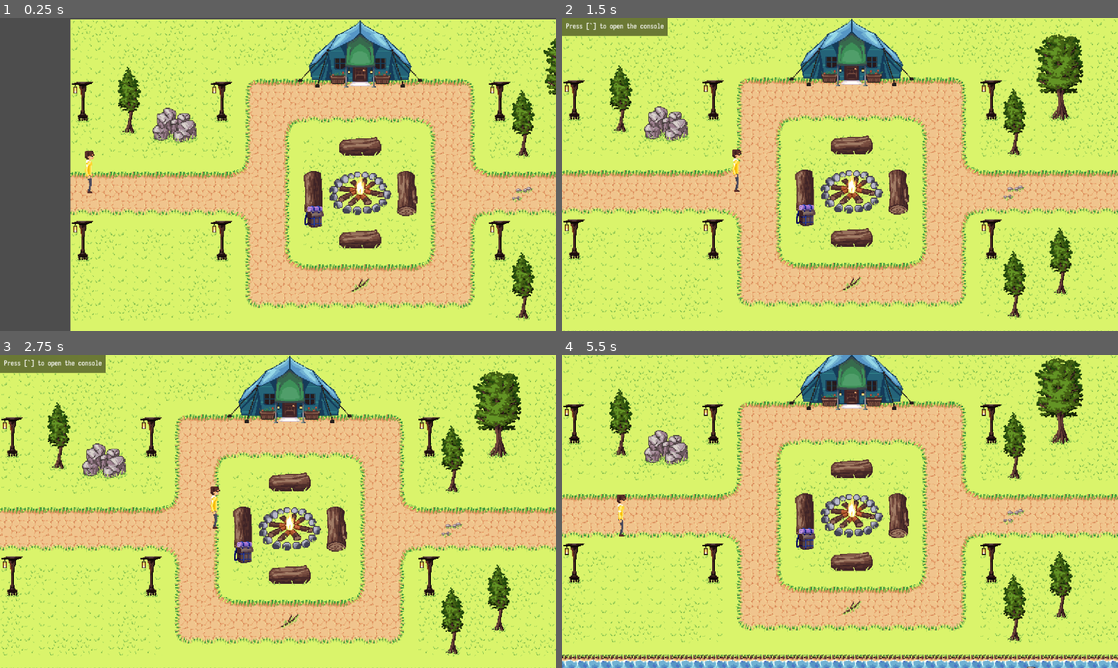
Above: before the commit, frames 1-4 (two rows, left to right).
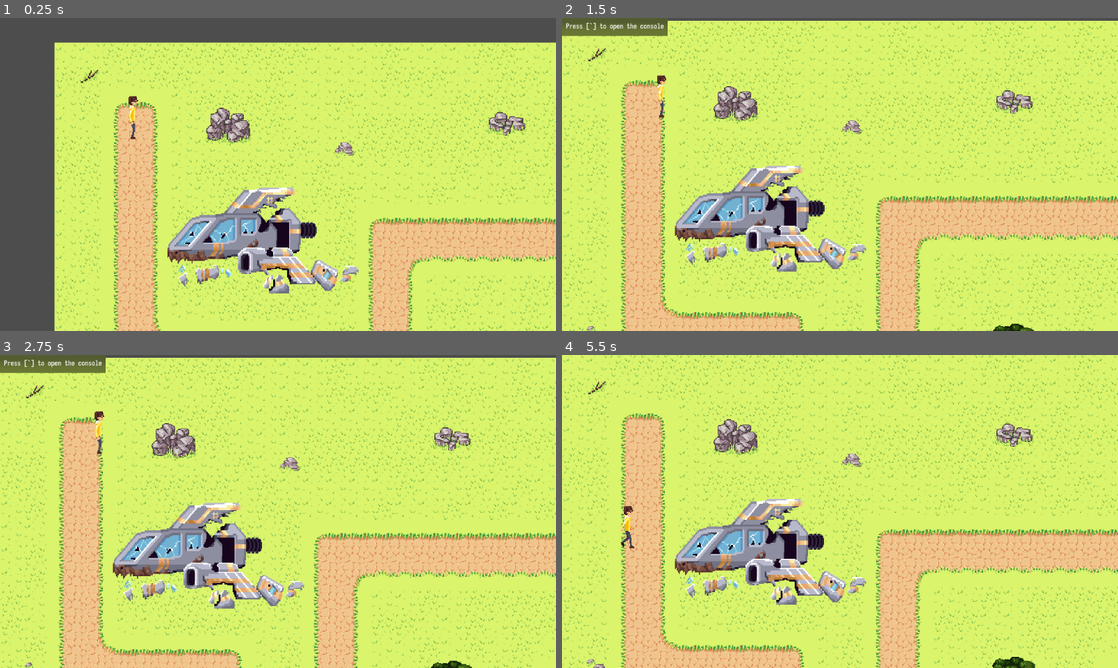
Above: after the commit, the same moments.

Repository: Kiwi-the-Cat/Untitled-Roguelike
Game: Godot game, scene res://level/main.tscn
Two runs of this game, one before a commit and one after it. Both use one fixed random seed, a clock stepped at 60 frames per second and the inputs below.
Inputs (mouse positions are in pixels of both pictures, inside the frame that each line leads up to):
- Up to frame 1 (0.25 s): no input
- Up to frame 2 (1.5 s): move the mouse to (962, 158) at 0.52 s; hold Right (ui_right) 0.53-1.25 s; click (962, 158) at 0.6 s; drag from (728, 190) to (812, 237) at 1.27 s
- Up to frame 3 (2.75 s): move the mouse to (333, 442) at 2.02 s; hold Right (ui_right) from 2.03 s (still down); click (333, 442) at 2.1 s
- Up to frame 4 (5.5 s): release Right (ui_right) at 2.75 s; drag from (812, 574) to (673, 464) at 2.77 s; move the mouse to (1006, 558) at 3.52 s; hold Left (ui_left) 3.53-4.25 s; click (1006, 558) at 3.6 s; drag from (673, 464) to (756, 433) at 4.27 s; move the mouse to (867, 511) at 5.02 s; hold Down (ui_down) from 5.03 s (still down); click (867, 511) at 5.1 s

The runs differ from the first frame. In frame 1, 55% of the frame differs, in the area x 9-100%, y 0-100%; in frame 2, 54%; in frame 3, 54%; in frame 4, 57%, in the area x 0-100%, y 0-100%.

Commit message:
Fixed null value error on level change
Exit in Area 1 Left 2 was using the wrong collision layers, and signals in the level were disconnected for some reason.

Diff:
--- a/level/Area_1/bottom_1.gd
+++ b/level/Area_1/bottom_1.gd
@@ -2,16 +2,16 @@
 
 func _ready():
 	$Player.setCameraLimits(0, 670, 0, 1180)
-	get_parent().set_exits([$Exit/CollisionShape2D, $Exit2/CollisionShape2D])
+	get_parent().set_exits([$Exit1/CollisionShape2D, $Exit2/CollisionShape2D])
 	get_parent().set_enemy_count(2)
 
 func _on_enemy_death():
 	get_parent().enemy_death()
 
 func _on_exit_1_area_entered(area):
-	if(area.get_parent().name == "Player"):
+	if(get_parent() != null):
 		get_parent().change_level("Area_1_Bottom")
 
 func _on_exit_2_area_entered(area):
-	if(area.get_parent().name == "Player"):
+	if(get_parent() != null):
 		get_parent().change_level("Area_1_Left")
--- a/level/Area_1/bottom_2.gd
+++ b/level/Area_1/bottom_2.gd
@@ -9,5 +9,5 @@
 	get_parent().enemy_death()
 
 func _on_exit_area_entered(area):
-	if(area.get_parent().name == "Player"):
+	if(get_parent() != null):
 		get_parent().change_level("Area_1_Bottom")
--- a/level/Area_1/left_1.gd
+++ b/level/Area_1/left_1.gd
@@ -2,16 +2,16 @@
 
 func _ready():
 	$Player.setCameraLimits(0, 670, 0, 1240)
-	get_parent().set_exits([$Exit/CollisionShape2D, $Exit2/CollisionShape2D])
+	get_parent().set_exits([$Exit1/CollisionShape2D, $Exit2/CollisionShape2D])
 	get_parent().set_enemy_count(0)
 
 func _on_enemy_death():
 	get_parent().enemy_death()
 
 func _on_exit_1_area_entered(area):
-	if(area.get_parent().name == "Player"):
+	if(get_parent() != null):
 		get_parent().change_level("Area_1_Left")
 
 func _on_exit_2_area_entered(area):
-	if(area.get_parent().name == "Player"):
+	if(get_parent() != null):
 		get_parent().change_level("Area_1_Bottom")
--- a/level/Area_1/left_2.gd
+++ b/level/Area_1/left_2.gd
@@ -10,5 +10,5 @@
 	get_parent().enemy_death()
 
 func _on_exit_area_entered(area):
-	if(area.get_parent().name == "Player"):
+	if(get_parent() != null):
 		get_parent().change_level("Area_1_Left")
--- a/level/Area_1/left_2.tscn
+++ b/level/Area_1/left_2.tscn
@@ -20,8 +20,8 @@
 [sub_resource type="TileSet" id="TileSet_n24fc"]
 sources/0 = SubResource("TileSetAtlasSource_uni0o")
 
-[sub_resource type="RectangleShape2D" id="RectangleShape2D_4hq3j"]
-size = Vector2(34, 48)
+[sub_resource type="RectangleShape2D" id="RectangleShape2D_nafps"]
+size = Vector2(48, 48)
 
 [node name="Left2" type="Node2D"]
 script = ExtResource("1_oebw5")
@@ -37,9 +37,6 @@
 [node name="Walls" type="TileMapLayer" parent="."]
 tile_map_data = PackedByteArray("AAD/////AQAAAAQAAAD//wAAAQAAAAQAAAD//wEAAQAAAAQAAAD//wIAAQAAAAQAAAD//wMAAQAAAAQAAAD//w …(2048 unchanged characters)…
 tile_set = ExtResource("1_kjs2d")
-
-[node name="Player" parent="." instance=ExtResource("2_x0f8p")]
-position = Vector2(40, 312)
 
 [node name="NavigationRegion2D" type="NavigationRegion2D" parent="."]
 position = Vector2(8, 0)
@@ -63,8 +60,18 @@
 
 [node name="Exit" type="Area2D" parent="."]
 position = Vector2(1232, 336)
+collision_layer = 2
+collision_mask = 2
 
 [node name="CollisionShape2D" type="CollisionShape2D" parent="Exit"]
-position = Vector2(-7, 0)
-shape = SubResource("RectangleShape2D_4hq3j")
+position = Vector2(-8, 0)
+shape = SubResource("RectangleShape2D_nafps")
 disabled = true
+
+[node name="Player" parent="." instance=ExtResource("2_x0f8p")]
+position = Vector2(32, 320)
+
+[connection signal="death" from="Enemy" to="." method="_on_enemy_death"]
+[connection signal="death" from="Enemy2" to="." method="_on_enemy_death"]
+[connection signal="death" from="Enemy3" to="." method="_on_enemy_death"]
+[connection signal="area_entered" from="Exit" to="." method="_on_exit_area_entered"]
--- a/level/level_1.gd
+++ b/level/level_1.gd
@@ -6,5 +6,5 @@
 	get_parent().set_enemy_count(0)
 
 func _on_exit_area_entered(area):
-	if(area.get_parent().name == "Player"):
+	if(get_parent() != null):
 		get_parent().change_level("res://level/level_2.tscn")
--- a/level/level_2.gd
+++ b/level/level_2.gd
@@ -6,5 +6,5 @@
 	get_parent().set_enemy_count(0)
 
 func _on_exit_area_entered(area):
-	if(area.get_parent().name == "Player"):
+	if(get_parent() != null):
 		get_parent().change_level("res://level/level_3.tscn")
--- a/level/level_3.gd
+++ b/level/level_3.gd
@@ -9,5 +9,5 @@
 	get_parent().enemy_death()
 
 func _on_exit_area_entered(area):
-	if(area.get_parent().name == "Player"):
+	if(get_parent() != null):
 		get_parent().change_level("res://level/level_4.tscn")
--- a/level/level_4.gd
+++ b/level/level_4.gd
@@ -6,5 +6,5 @@
 	get_parent().set_enemy_count(0)
 
 func _on_exit_area_entered(area):
-	if(area.get_parent().name == "Player"):
+	if(get_parent() != null):
 		get_parent().change_level("Area_1_Left")
--- a/library/main.gd
+++ b/library/main.gd
@@ -7,7 +7,7 @@
 # Called when the node enters the scene tree for the first time.
 func _ready():
 	print("Main Ready")
-	change_level("res://level/level_4.tscn")
+	change_level("res://level/level_1.tscn")
 
 # Called every frame. 'delta' is the elapsed time since the previous frame.
 func _process(delta):
